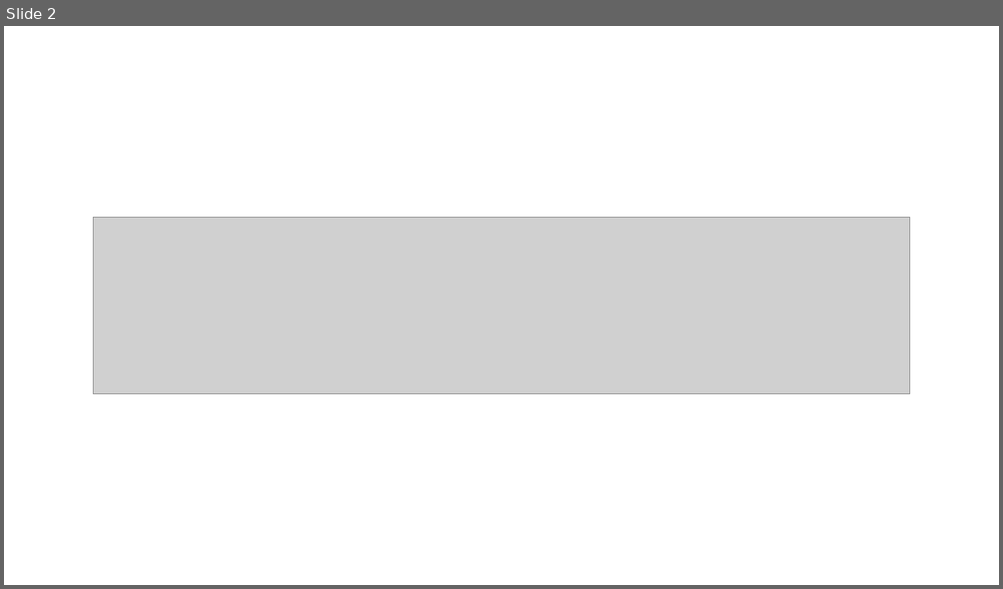
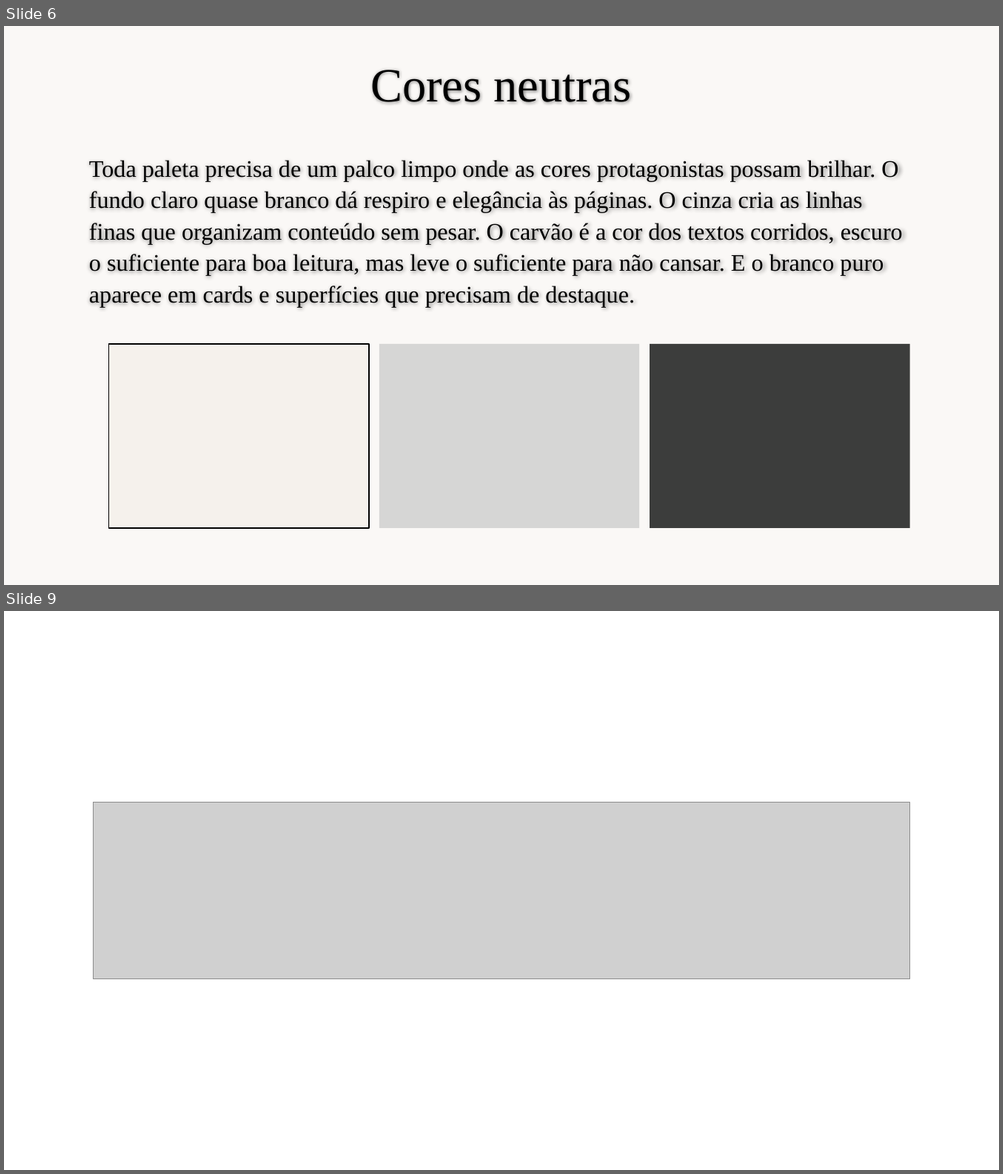
Before and after one commit to cleitontortato/assogw-site, a slide deck: design/assogw-v1.pptx. Shown one above the other, each under a label of ours: slide 2 before the commit, slides 6 and 9 after it; the slides between them are not shown. The pictures are 1003x589 and 1003x1174 pixels, drawn with LibreOffice and Linux fonts; fonts in the diff are those of the drawing; grey boxes stand for pictures; background and template pictures are left out. Boxes give left, top, right and bottom in pixels: in the first picture for what was removed or moved away, otherwise in the second. Text is boxed around its words. In the diff, an @@ line names an element or a change of style, - is before the commit and + after.

```diff
--- a/design/assogw-v1.pptx
+++ b/design/assogw-v1.pptx
@@ slide 6 added at [4,26,999,585], background #FAF8F6 @@
@@ title added at [370,70,632,103], 46 pt, text #000000 @@
+Cores neutras
@@ text added at [89,160,902,308], 23 pt, text #000000 @@
+Toda paleta precisa de um palco limpo onde as cores protagonistas possam brilhar. O fundo claro quase branco dá respiro e elegância às páginas. O cinza cria as linhas finas que organizam conteúdo sem pesar. O carvão é a cor dos textos corridos, escuro o suficiente para boa leitura, mas leve o suficiente para não cansar. E o branco puro aparece em cards e superfícies que precisam de destaque.
@@ rectangle added at [108,344,369,528], fill #F5F1EC, outline #000000 1.25 pt @@
@@ rectangle added at [379,344,640,528], fill #D6D6D5 @@
@@ rectangle added at [649,344,910,528], fill #3C3D3C @@
@@ what was slide 2 is now slide 9 @@
```
Also in this commit, not shown: 7 other slides added, 2 slides removed, 2 other files.
